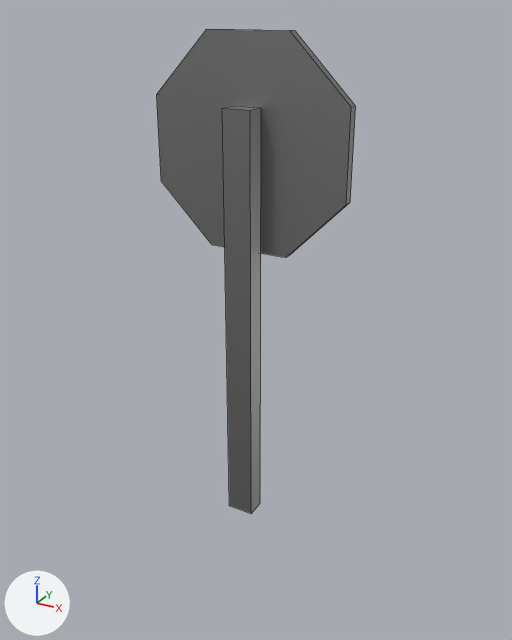
The Blender file Blender/Models/Obstacles.blend, before and after one commit.
Both versions are drawn from a 50 mm lens placed at (4.89, -8.49, 7.71), pointed at (0.13, 0.15, 3.39). The axes (+X, +Y, +Z) are drawn at lower left. The lights are the same throughout. Mesh edges are drawn as thin lines. The same objects are shown in both versions, whatever each file hides.

Names of what the first picture shows: 'Stop Sign'.
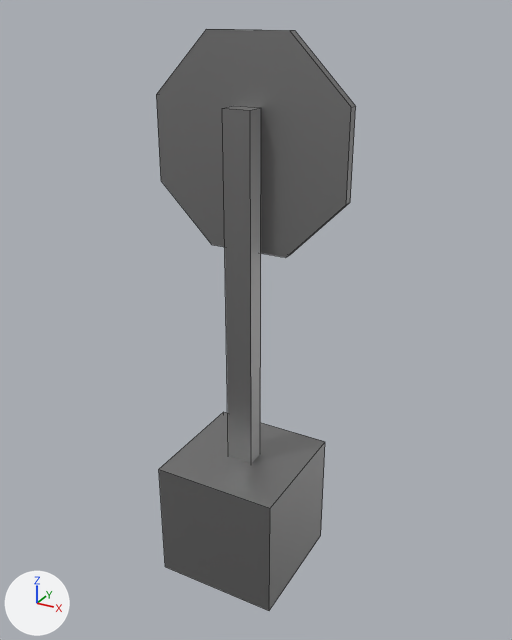
The change, as a list of edits to the scene's bpy script:
```text
Change me_circle_003:
    used by ob_stop_sign; location = (0.0, 0.14, 5.96); rotation_euler = (1.571, 0.393, 0.0), in degrees (90, 23, 0); scale = (1.62, 1.62, 1.62)
    verts and faces of me_circle_003; kept vertices keep their numbers, new ones are numbered from 24
    remove me_circle_003.from_pydata(...)  # 24 vertices, 16 faces; spans x -1.0..1.53, y -3.45..1.0, z -0.09..0.18
    add me_circle_003.from_pydata(...)  # 32 vertices, 22 faces; spans x -1.0..2.21, y -4.21..1.0, z -0.53..0.71
    me_circle_003 part 1
    add verts[24] = (1.07, -4.21, -0.53)
    add verts[25] = (0.6, -3.06, -0.53)  # pixel (223, 411)
    add verts[26] = (2.21, -3.73, -0.53)  # pixel (320, 535)
    add verts[27] = (1.74, -2.59, -0.53)  # pixel (325, 441)
    add for new, old in zip([*range(28, 32)], [*range(24, 28)]): verts[new] = verts[old] + (0.0, 0.0, 1.24)
    add faces += [(24, 28, 29, 25), (24, 25, 27, 26), (26, 27, 31, 30), (28, 30, 31, 29), (24, 26, 30, 28), (25, 29, 31, 27)]  # mat_stop_sign_pole (grey #9c9c9c)
```

What differs and where, as boxes [x1, y1, x2, y2] in the pictures (512 x 640 px):
'Stop Sign', reshaped (20% taller): before [156, 29, 356, 514]; after [156, 29, 356, 611]
part 1 of me_circle_003, added: after [159, 412, 325, 611]
